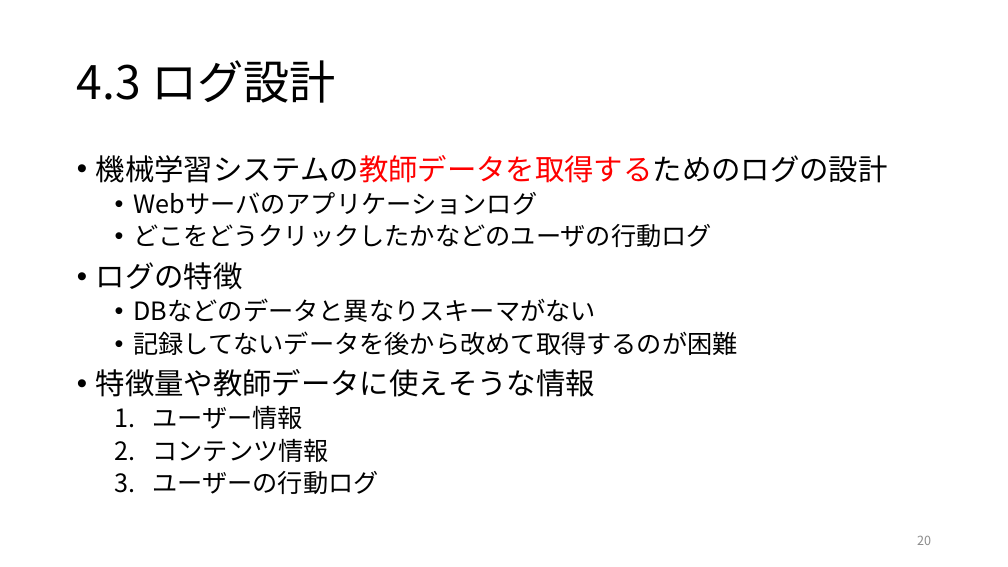
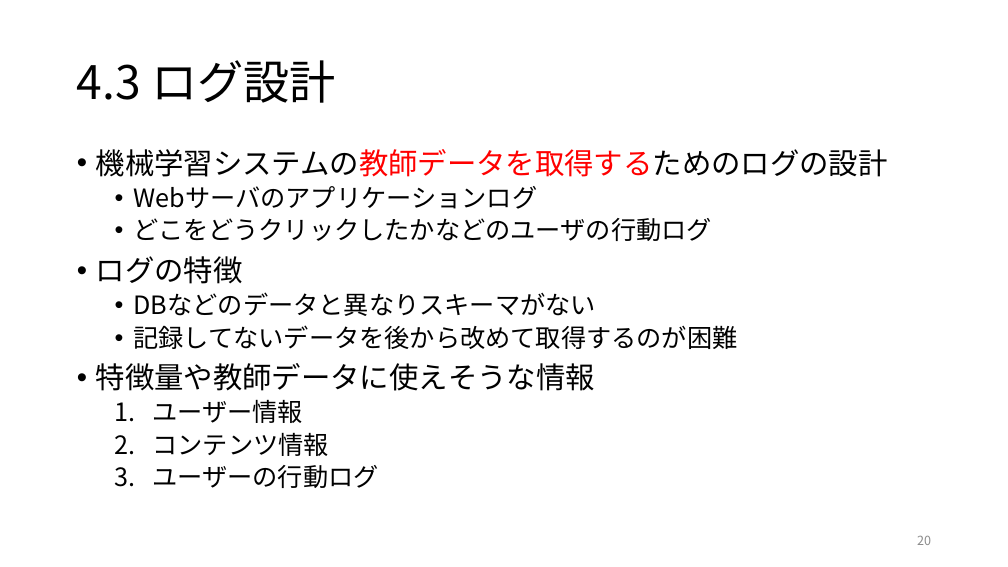
Before and after one commit to ryosuke-ku/Rinko, a slide deck: slide 20 of 仕事ではじめる機械学習第4章.pptx. Drawn at 1008x567 pixels with LibreOffice and Linux fonts; fonts in the diff are those of the drawing. Boxes give left, top, right and bottom in pixels: in the first picture for what was removed or moved away, otherwise in the second. Text is boxed around its words. In the diff, an @@ line names an element or a change of style, - is before the commit and + after.

```diff
--- a/仕事ではじめる機械学習第4章.pptx
+++ b/仕事ではじめる機械学習第4章.pptx
@@ text "機械学習システムの教師データを取得するためのログの設計" moved from (x1=96, y1=155, x2=888, y2=494) to (x1=96, y1=149, x2=888, y2=488) @@
```
Also in this commit, not shown: 1 other slide changed.
